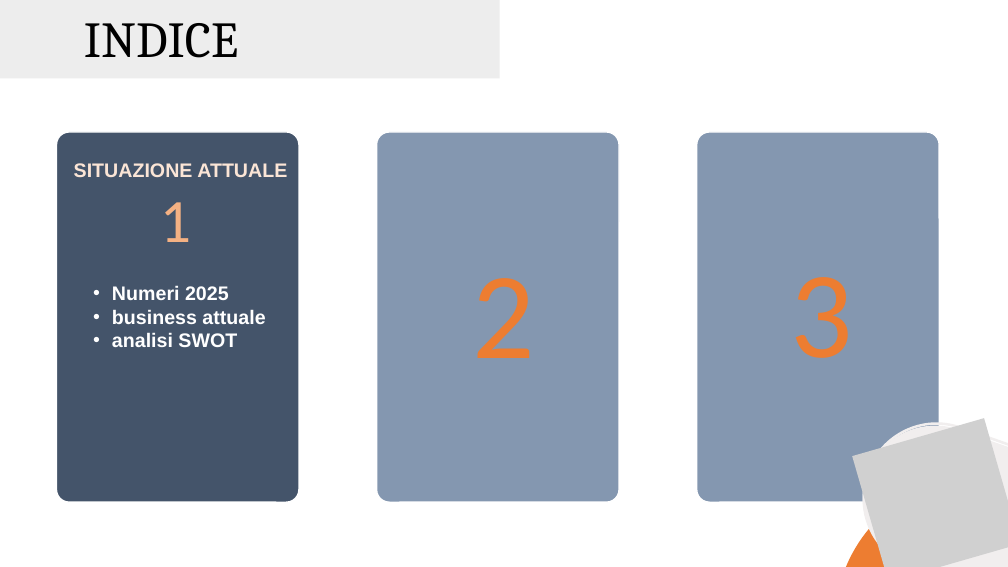
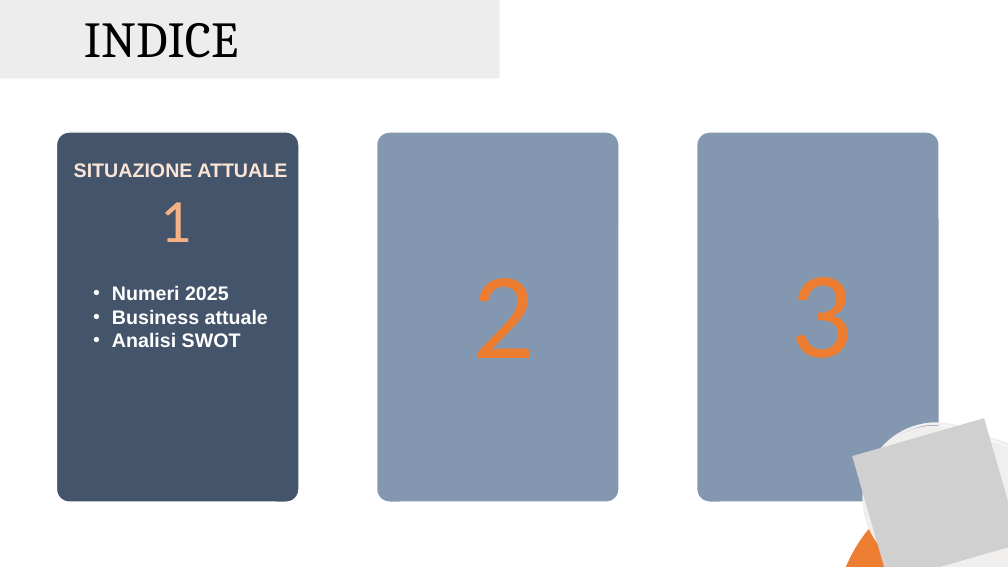
Before and after one commit to andrea4444442/Meta-S.r.l, a slide deck: slide 5 of Meta_Piano_Industriale_2026-2028_NUOVO TEMA.pptx. Drawn at 1008x567 pixels with LibreOffice and Linux fonts; fonts in the diff are those of the drawing; grey boxes stand for pictures. Boxes give left, top, right and bottom in pixels: in the first picture for what was removed or moved away, otherwise in the second. Text is boxed around its words. In the diff, an @@ line names an element or a change of style, - is before the commit and + after.

```diff
--- a/Meta_Piano_Industriale_2026-2028_NUOVO TEMA.pptx
+++ b/Meta_Piano_Industriale_2026-2028_NUOVO TEMA.pptx
@@ text at [112, 309, 268, 347]: text changed @@
-• business attuale
-• analisi SWOT
+• Business attuale
+• Analisi SWOT
```
Also in this commit, not shown: 4 other slides changed, 1 other file.
